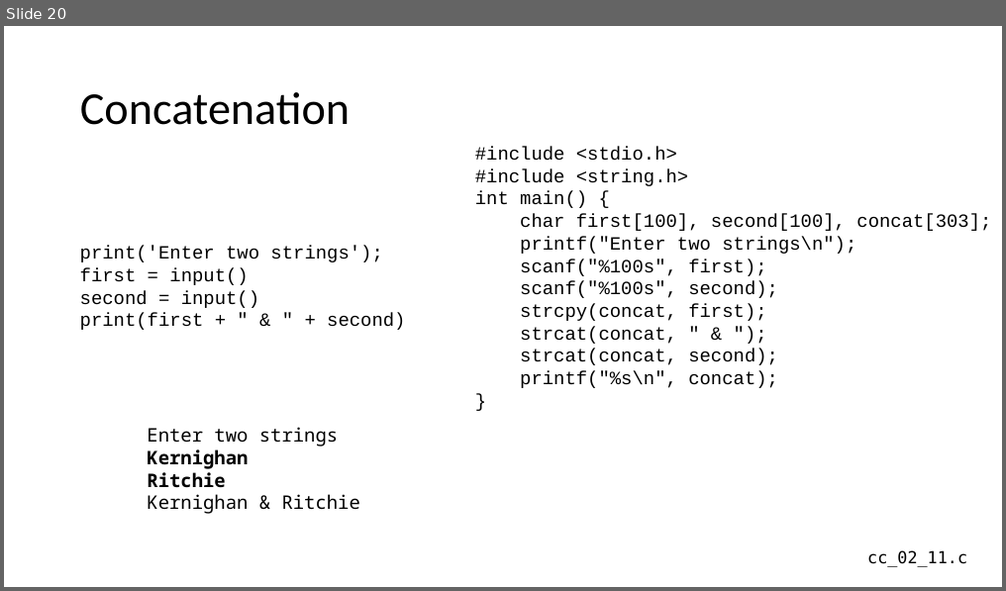
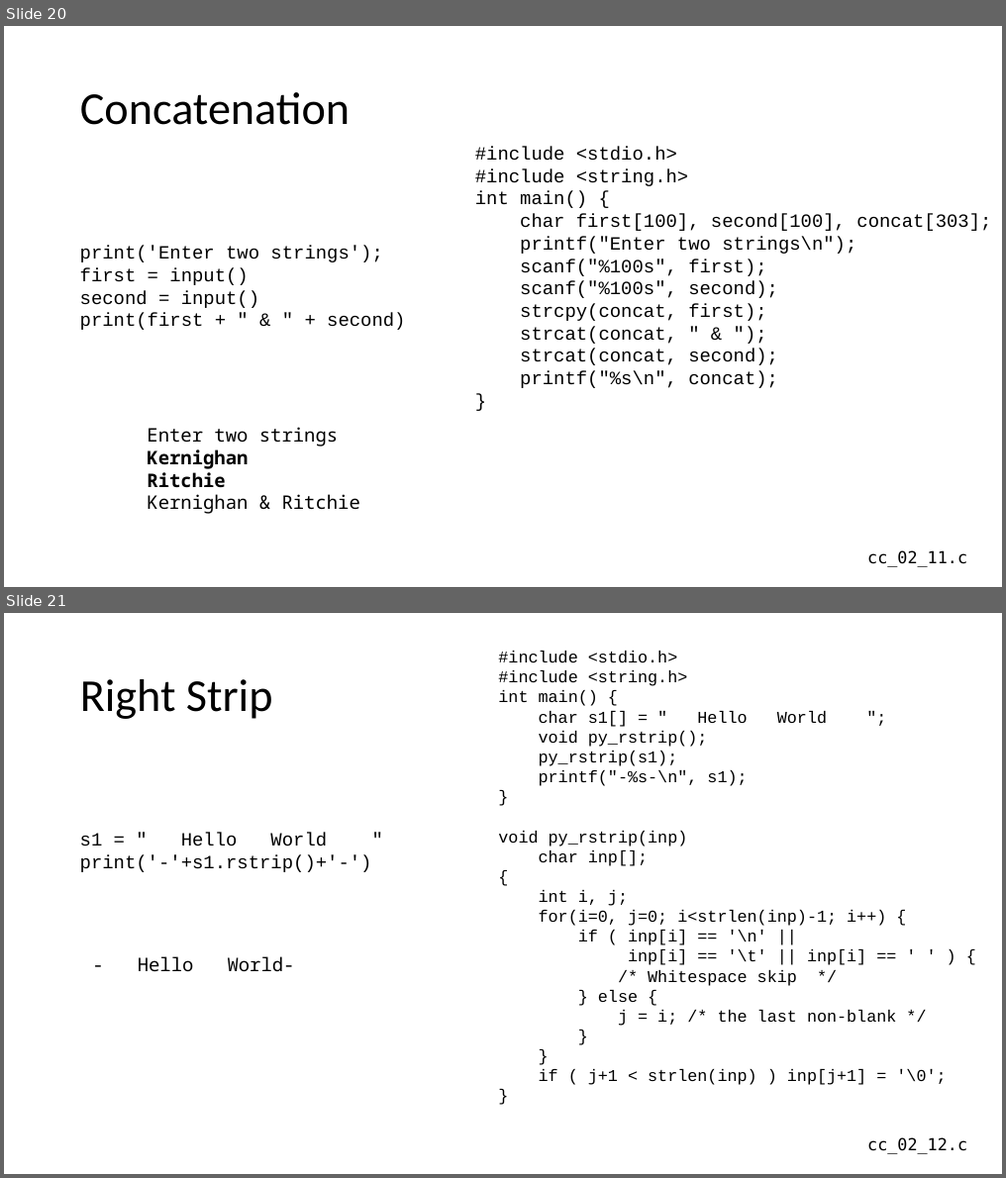
Before and after one commit to csev/cc4e, a slide deck: lectures/CC-02-Python.pptx. Shown one above the other, each under a label of ours: slide 20 before the commit, slides 20 and 21 after it. The pictures are 1006x591 and 1006x1178 pixels, drawn with LibreOffice and Linux fonts; fonts in the diff are those of the drawing. Boxes give left, top, right and bottom in pixels: in the first picture for what was removed or moved away, otherwise in the second. Text is boxed around its words. In the diff, an @@ line names an element or a change of style, - is before the commit and + after.

```diff
--- a/lectures/CC-02-Python.pptx
+++ b/lectures/CC-02-Python.pptx
@@ slide 21 added at [4, 613, 1002, 1174], background #FFFFFF @@
@@ text added at [498, 651, 945, 1085], 16 pt, text #000000 @@
+#include <stdio.h>
+#include <string.h>
+int main() {
+char s1[] = " Hello World ";
+void py_rstrip();
+py_rstrip(s1);
+printf("-%s-\n", s1);
+}
+void py_rstrip(inp)
+char inp[];
+{
+int i, j;
+for(i=0, j=0; i<strlen(inp)-1; i++) {
+if ( inp[i] == '\n' ||
+inp[i] == '\t' || inp[i] == ' ' ) {
+/* Whitespace skip */
+} else {
+j = i; /* the last non-blank */
+}
+}
+if ( j+1 < strlen(inp) ) inp[j+1] = '\0';
+}
@@ title added at [80, 679, 273, 719], 44 pt, text #000000 @@
+Right Strip
@@ text added at [80, 833, 372, 872], 18 pt, text #000000 @@
+s1 = " Hello World "
+print('-'+s1.rstrip()+'-')
@@ text added at [138, 957, 295, 972], 18 pt, text #000000 @@
+- Hello World-
@@ text added at [867, 1138, 967, 1155], 16 pt, text #000000 @@
+cc_02_12.c
```
Also in this commit, not shown: 1 other slide added, 2 other files.
